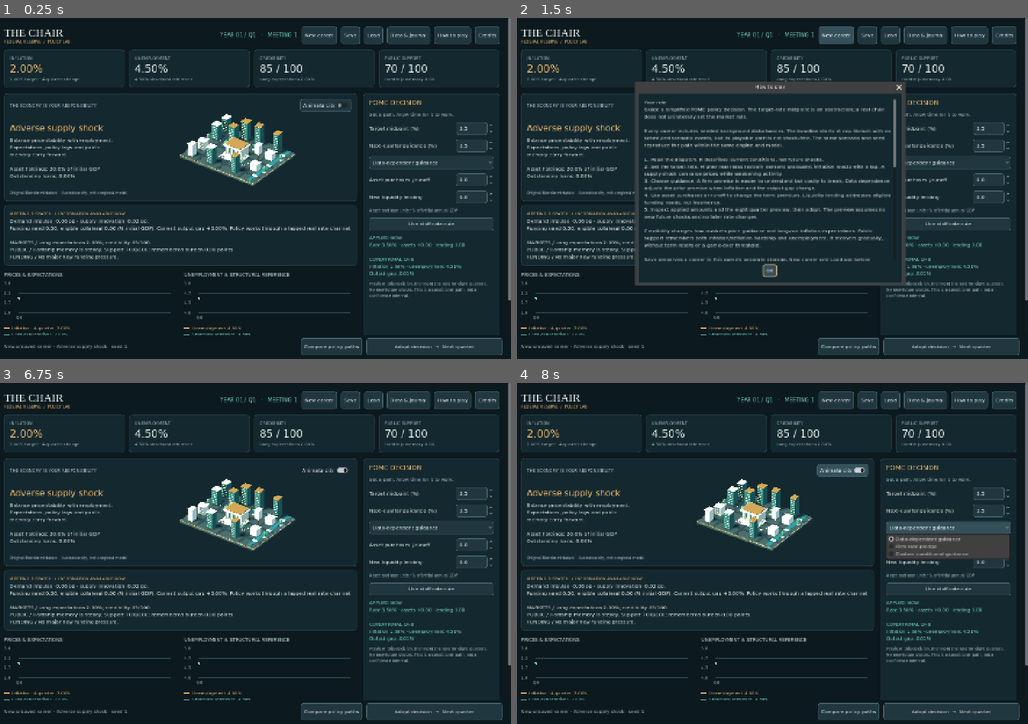
Above: before the commit, frames 1-4 (two rows, left to right).
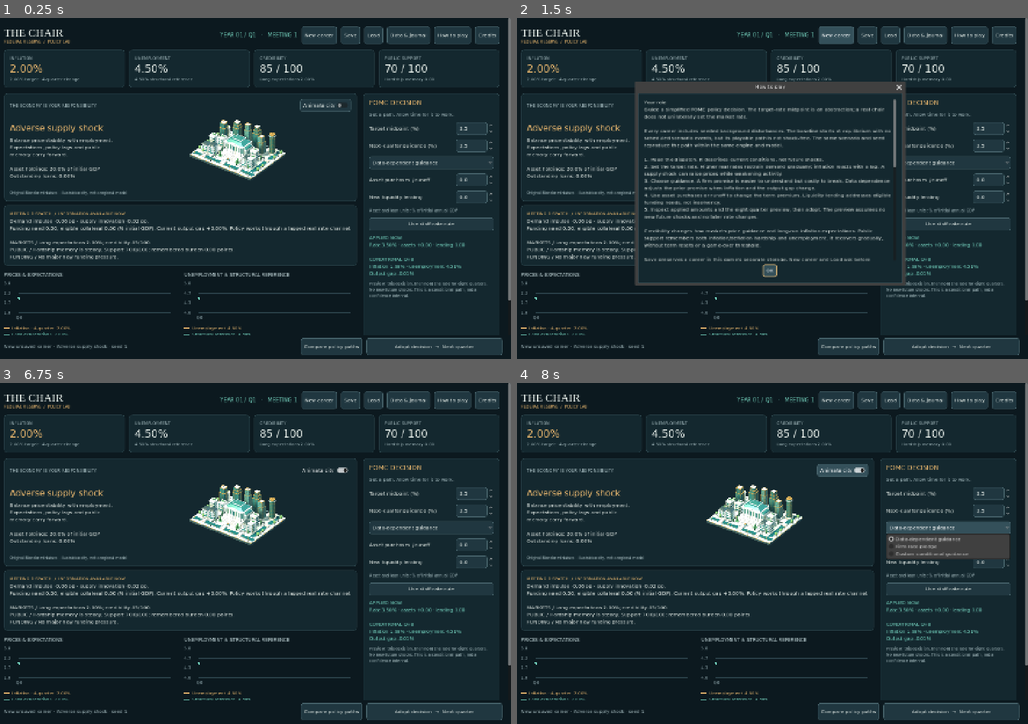
Above: after the commit, the same moments.

Repository: ihearttokyo/fed-chairman-game
Game: Godot game, scene res://main.tscn
The game is run twice, just before and just after one commit, with the same random seed, the same clock (stepped at 60 frames per second) and the same inputs.
Inputs:
- Up to frame 1 (0.25 s): no input
- Up to frame 2 (1.5 s): click "How to play" at 0.5 s; click "New career" at 1.25 s
- Up to frame 3 (6.75 s): click "New career" at 2 s; click "Adopt decision → Next quarter" at 2.75 s; click "Adopt decision → Next quarter" at 3.5 s; click "OK" at 4.25 s; click "Data & journal" at 5 s; click "OK" at 5.75 s; click "Animate city" at 6.5 s
- Up to frame 4 (8 s): click "Data-dependent guidance" at 7.25 s

The runs differ from the first frame. In frame 1, 2.4% of the frame differs, in the area x 35-58%, y 28-50%; in frame 2, nothing differs; in frame 3, 2.4%; in frame 4, 2.4%.

Commit message:
Refine original Blender policy city and bound rotating camera

Diff:
--- a/game/play/main.gd
+++ b/game/play/main.gd
@@ -222,6 +222,7 @@
 	scene_row.add_child(container)
 	var viewport := SubViewport.new()
 	viewport.size = Vector2i(750, 215)
+	viewport.msaa_3d = Viewport.MSAA_4X
 	viewport.transparent_bg = true
 	viewport.render_target_update_mode = SubViewport.UPDATE_ALWAYS
 	container.add_child(viewport)
@@ -231,7 +232,7 @@
 	world.add_child(city)
 	var camera := Camera3D.new()
 	camera.projection = Camera3D.PROJECTION_ORTHOGONAL
-	camera.size = 15
+	camera.size = 18
 	camera.position = Vector3(17, 19, 23)
 	world.add_child(camera)
 	camera.look_at(Vector3(0, 0.8, 0))
--- a/game/tests/ui_test.gd
+++ b/game/tests/ui_test.gd
@@ -280,10 +280,41 @@
 		await process_frame
 		check(game.career.encode() == preserved and game._policy() == staged, "closing and reopening comparison preserves the unsaved decision")
 	game._start_career("supply_shock", 1)
+func check_city_framing(game: Control, viewport: SubViewport) -> void:
+	var camera := viewport.get_camera_3d()
+	var horizontal_axes := [Vector3(camera.global_basis.x.x, 0, camera.global_basis.x.z).normalized(), Vector3(camera.global_basis.y.x, 0, camera.global_basis.y.z).normalized()]
+	var minimum := Vector2(INF, INF)
+	var maximum := Vector2(-INF, -INF)
+	var count := 0
+	for node in game.city.find_children("*", "MeshInstance3D", true, false):
+		var instance: MeshInstance3D = node
+		for surface in range(instance.mesh.get_surface_count()):
+			var vertices: PackedVector3Array = instance.mesh.surface_get_arrays(surface)[Mesh.ARRAY_VERTEX]
+			for vertex in vertices:
+				var point: Vector3 = instance.global_transform * vertex
+				var radius := Vector2(point.x, point.z).length()
+				for axis in horizontal_axes:
+					for sign_value in [-1, 1]:
+						var pixel := camera.unproject_position(Vector3(axis.x * radius * sign_value, point.y, axis.z * radius * sign_value))
+						minimum = minimum.min(pixel)
+						maximum = maximum.max(pixel)
+				count += 1
+	print("CITY_FRAME size=", camera.size, " viewport=", viewport.size, " min=", minimum, " max=", maximum, " vertices=", count)
+	check(count > 0 and minimum.x >= 0 and minimum.y >= 0 and maximum.x <= viewport.size.x and maximum.y <= viewport.size.y, "complete native city fits the camera through every rotation")
 func run() -> void:
 	var game = load("res://main.tscn").instantiate()
 	root.add_child(game)
 	await process_frame
+	var city_viewports: Array = game.find_children("*", "SubViewport", true, false)
+	check(city_viewports.size() == 1 and city_viewports[0].msaa_3d == Viewport.MSAA_4X, "miniature city uses bounded four-sample native edge antialiasing")
+	if city_viewports.size() == 1:
+		check_city_framing(game, city_viewports[0])
+	if OS.get_cmdline_user_args().has("--city-only"):
+		if failures == 0:
+			print("PASS: native miniature antialiasing")
+		game.free()
+		quit(1 if failures else 0)
+		return
 	check_situation_ui(game)
 	if OS.get_cmdline_user_args().has("--situation-only"):
 		if failures == 0:
Binary file changed: game/assets/policy_city.glb
Not shown, changed: ASSET_PROVENANCE.md
Not shown, added: art/references/policy-city-direction-20261002.png
Not shown, changed: game/art/build_city.py
Not shown, changed: game/art/policy_city.blend
